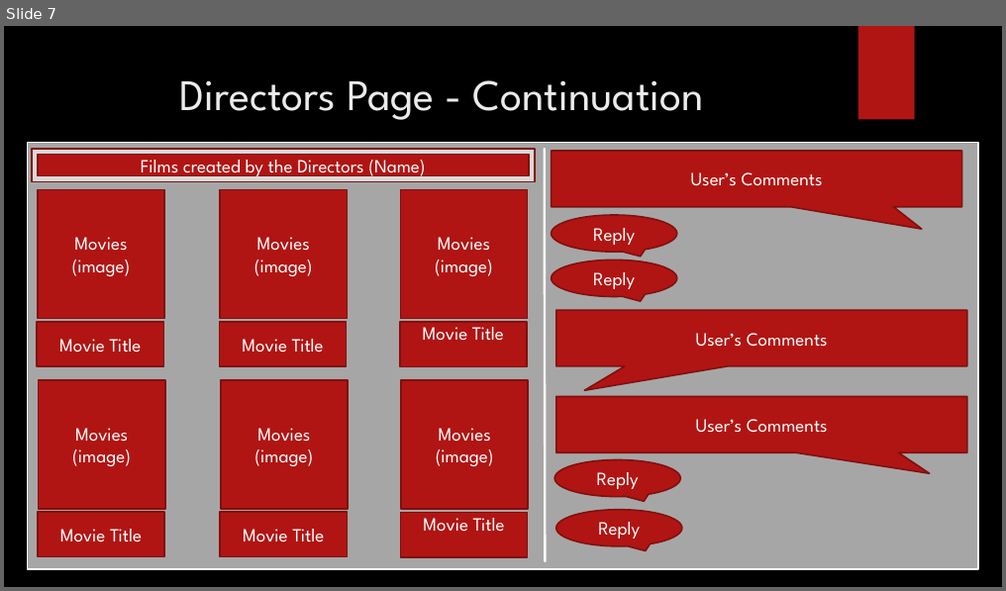
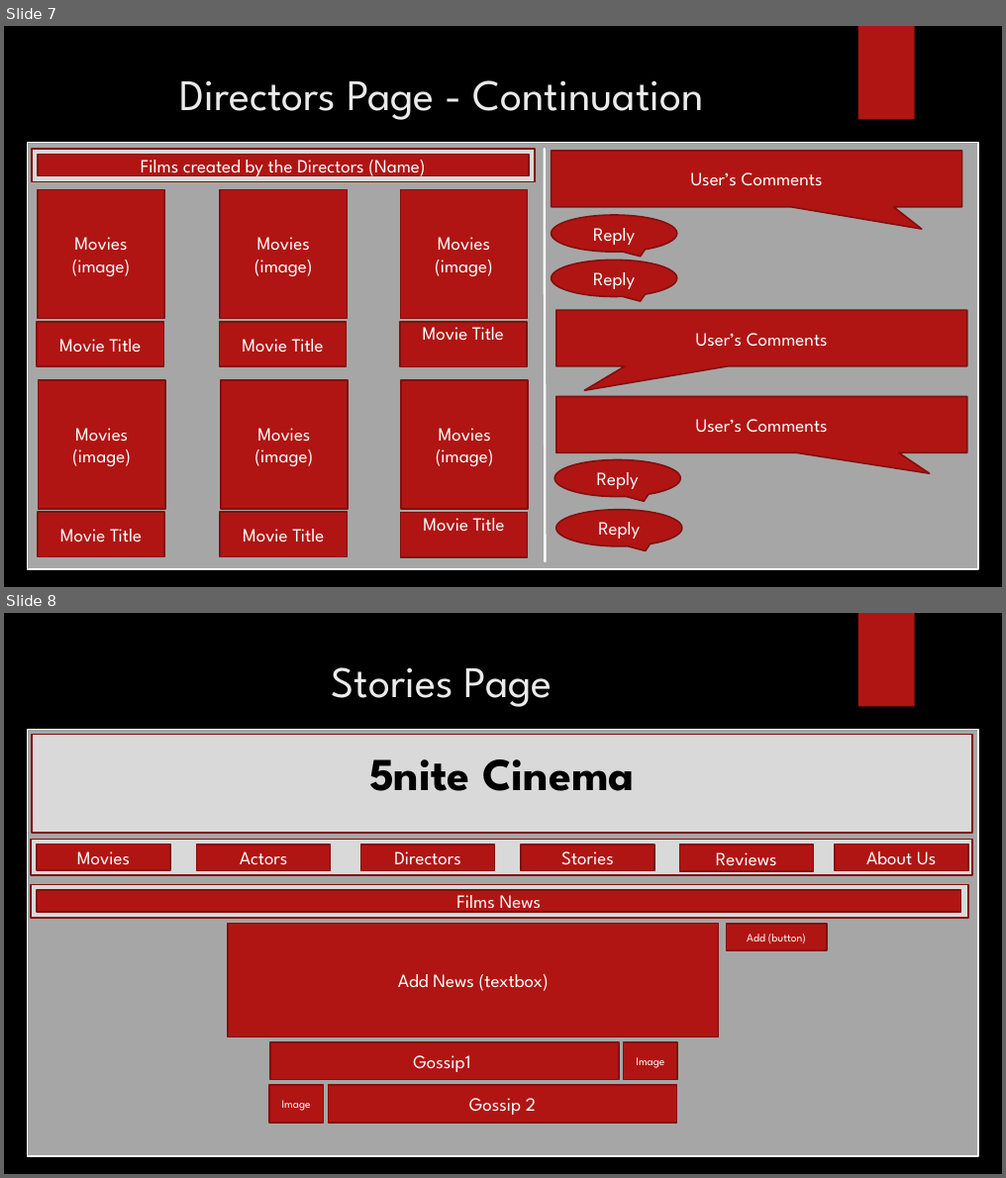
Before and after one commit to wtaylorLC/5nite, a slide deck: Storyboard.pptx. Shown one above the other, each under a label of ours: slide 7 before the commit, slides 7 and 8 after it. The pictures are 1006x591 and 1006x1178 pixels, drawn with LibreOffice and Linux fonts; fonts in the diff are those of the drawing; background and template pictures are left out. Boxes give left, top, right and bottom in pixels: in the first picture for what was removed or moved away, otherwise in the second. Text is boxed around its words. In the diff, an @@ line names an element or a change of style, - is before the commit and + after.

```diff
--- a/Storyboard.pptx
+++ b/Storyboard.pptx
@@ slide 8 added at (4,613,1002,1174), background picture (left out); not listed: 1 template element that a slide beside it also shows @@
@@ title added at (332,667,552,707), 42 pt, text #EBEBEB @@
+Stories Page
@@ rectangle added at (27,729,979,1157), fill #A6A6A6, outline #FFFFFF 1.5 pt @@
@@ rectangle added at (32,735,972,833), fill #D9D9D9, outline #82100E 1.5 pt, 44 pt, text #000000, bold @@
+5nite Cinema
@@ rectangle added at (31,840,973,875), fill #D9D9D9, outline #82100E 1.5 pt @@
@@ rectangle added at (37,845,171,870), fill #B01513, outline #82100E 1.5 pt, 18 pt, text #FFFFFF @@
+Movies
@@ rectangle added at (196,845,331,870), fill #B01513, outline #82100E 1.5 pt, 18 pt, text #FFFFFF @@
+Actors
@@ rectangle added at (361,845,495,870), fill #B01513, outline #82100E 1.5 pt, 18 pt, text #FFFFFF @@
+Directors
@@ rectangle added at (522,845,655,870), fill #B01513, outline #82100E 1.5 pt, 18 pt, text #FFFFFF @@
+Stories
@@ rectangle added at (680,845,814,871), fill #B01513, outline #82100E 1.5 pt, 18 pt, text #FFFFFF @@
+Reviews
@@ rectangle added at (835,845,969,870), fill #B01513, outline #82100E 1.5 pt, 18 pt, text #FFFFFF @@
+About Us
@@ rectangle added at (31,884,968,918), fill #D9D9D9, outline #82100E 1.5 pt @@
@@ rectangle added at (37,890,961,912), fill #B01513, outline #82100E 1.5 pt, 18 pt, text #FFFFFF @@
+Films News
@@ rectangle added at (228,924,719,1038), fill #B01513, outline #82100E 1.5 pt, 18 pt, text #FFFFFF @@
+Add News (textbox)
@@ rectangle added at (727,925,827,951), fill #B01513, outline #82100E 1.5 pt, 11 pt, text #FFFFFF @@
+Add (button)
@@ rectangle added at (270,1043,620,1080), fill #B01513, outline #82100E 1.5 pt, 18 pt, text #FFFFFF @@
+Gossip1
@@ rectangle added at (624,1043,678,1080), fill #B01513, outline #82100E 1.5 pt, 11 pt, text #FFFFFF @@
+Image
@@ rectangle added at (269,1085,323,1123), fill #B01513, outline #82100E 1.5 pt, 11 pt, text #FFFFFF @@
+Image
@@ rectangle added at (328,1085,677,1123), fill #B01513, outline #82100E 1.5 pt, 18 pt, text #FFFFFF @@
+Gossip 2
```
Also in this commit, not shown: 2 other slides added.
